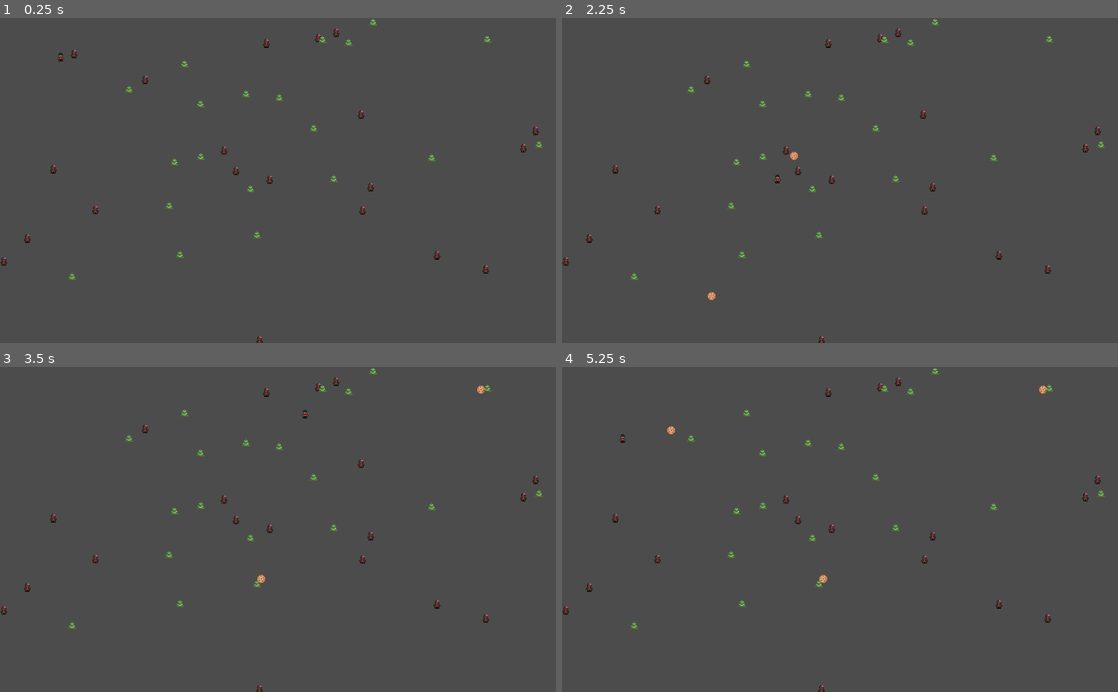
Above: before the commit, frames 1-4 (two rows, left to right).
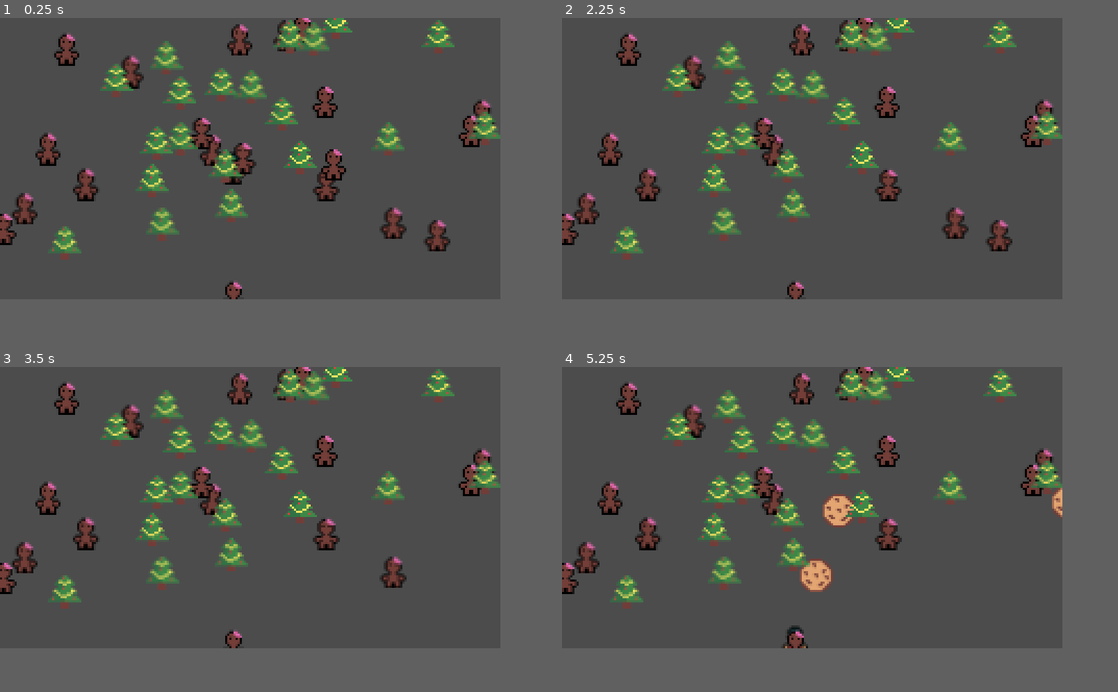
Above: after the commit, the same moments.

Repository: cznrhubarb/feliz-navidead
Game: Godot game, scene res://TestScene.tscn
Two runs of this game, one before a commit and one after it. Both use one fixed random seed, a clock stepped at 60 frames per second and the inputs below.
Inputs (mouse positions are in pixels of both pictures, inside the frame that each line leads up to):
- Up to frame 1 (0.25 s): no input
- Up to frame 2 (2.25 s): tap Enter at 0.5 s; move the mouse to (962, 164) at 0.52 s; press the mouse at (962, 164) at 0.53 s; hold D (move_right) 0.53-1.28 s; tap Space at 1.25 s; move the mouse to (728, 196) at 1.27 s; release the mouse at (728, 196) at 1.28 s; hold S (move_down) 1.28-2.03 s; click (728, 196) at 1.35 s; move the mouse to (895, 109) at 2.02 s; press the mouse at (895, 109) at 2.03 s; hold D (move_right) from 2.03 s (still down)
- Up to frame 3 (3.5 s): move the mouse to (250, 594) at 2.77 s; release D (move_right) at 2.78 s; release the mouse at (250, 594) at 2.78 s; hold W (move_up) from 2.78 s (still down); click (250, 594) at 2.85 s
- Up to frame 4 (5.25 s): move the mouse to (1006, 578) at 3.52 s; release W (move_up) at 3.53 s; press the mouse at (1006, 578) at 3.53 s; hold A (move_left) 3.53-5.03 s; move the mouse to (673, 480) at 4.27 s; release the mouse at (673, 480) at 4.28 s; click (673, 480) at 4.35 s; move the mouse to (867, 529) at 5.02 s; press the mouse at (867, 529) at 5.03 s; hold S (move_down) from 5.03 s (still down)
In our replay, the window is 800x468 before the commit and 720x405 after it. These sizes can differ from the game's own. Grey fills any space a smaller window leaves; there, only what the larger window draws over its background counts as a difference.

The runs differ from the first frame. In frame 1, 11% of the frame differs, in the area x 0-98%, y 0-100%; in frame 2, 11%; in frame 3, 11%; in frame 4, 11%.

Commit message:
I'm exactly sure what this change is.

Diff:
--- a/project.godot
+++ b/project.godot
@@ -17,6 +17,15 @@
 
 config/name="santaria"
 run/main_scene="res://TestScene.tscn"
+
+[display]
+
+window/size/width=240
+window/size/height=135
+window/size/test_width=960
+window/size/test_height=540
+window/stretch/mode="viewport"
+window/stretch/aspect="keep"
 
 [input]
 
